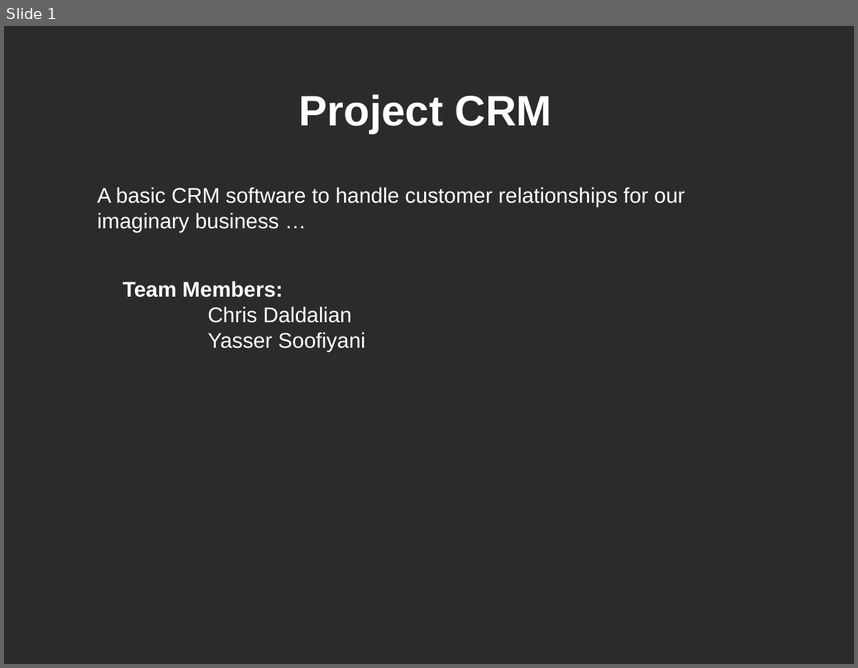
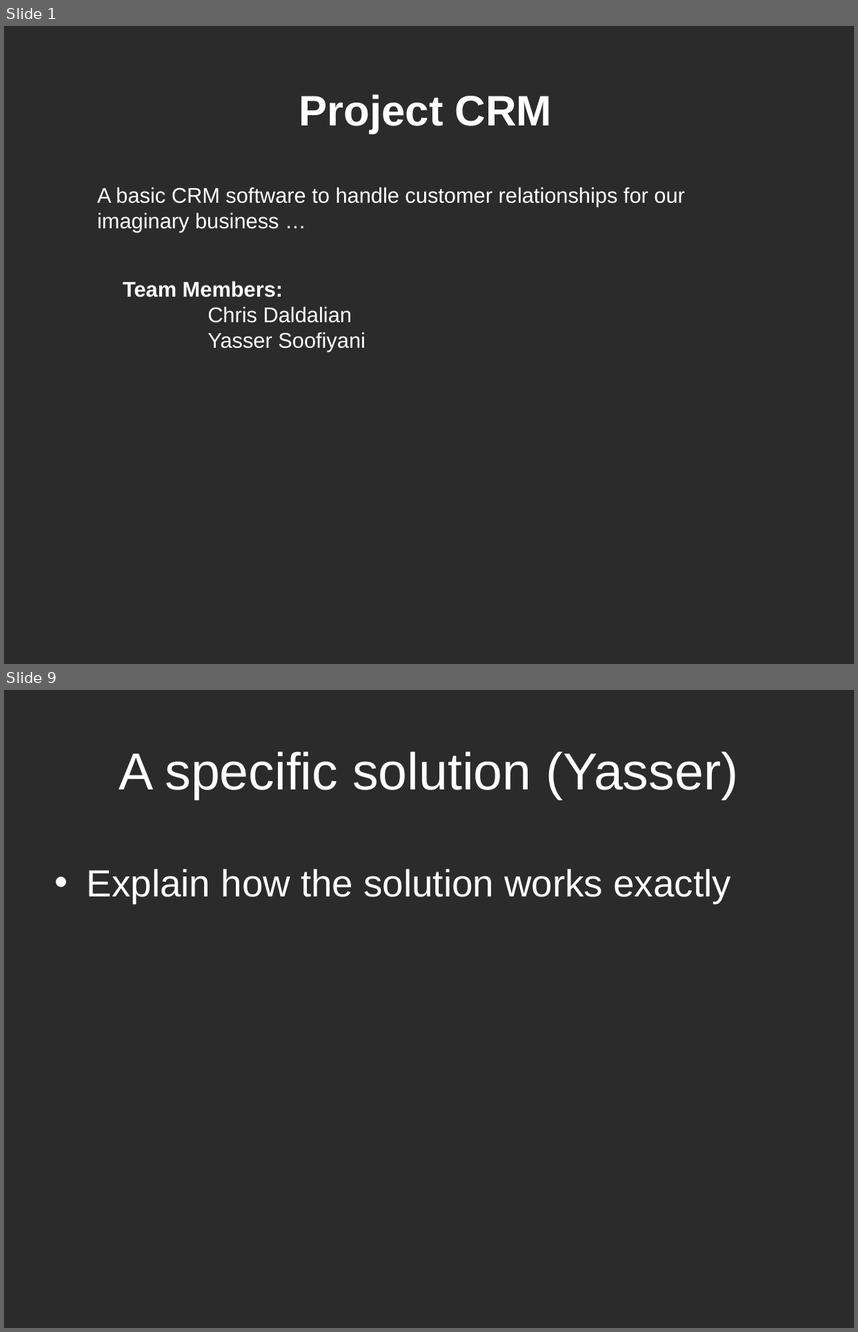
Before and after one commit to ChrDald/ProjectCRM, a slide deck: Presentation/Project CRM.ppt. Shown one above the other, each under a label of ours: slide 1 before the commit, slides 1 and 9 after it; the slides between them are not shown. The pictures are 858x668 and 858x1332 pixels, drawn with LibreOffice and Linux fonts; fonts in the diff are those of the drawing; background and template pictures are left out; a plain dark background stands for a picture behind light text. Boxes give left, top, right and bottom in pixels: in the first picture for what was removed or moved away, otherwise in the second. Text is boxed around its words. In the diff, an @@ line names an element or a change of style, - is before the commit and + after.

```diff
--- a/Presentation/Project CRM.ppt
+++ b/Presentation/Project CRM.ppt
@@ slide 9 added at (4, 690, 854, 1328), background picture (left out) @@
@@ title added at (119, 751, 738, 799), 44 pt, text #FFFFFF @@
+A specific solution (Yasser)
@@ text added at (87, 869, 731, 903), 32 pt, text #FFFFFF @@
+• Explain how the solution works exactly
```
Also in this commit, not shown: 10 other slides added, 9 slides removed, 1 other file.
